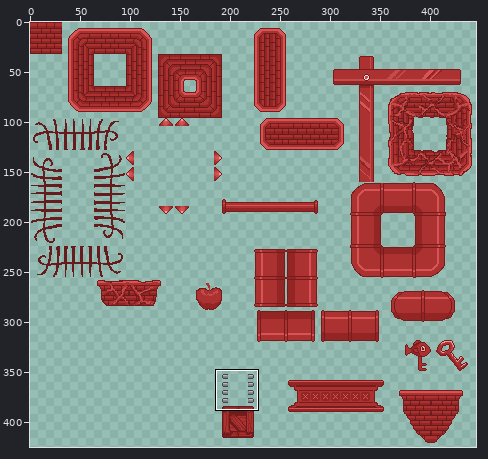
Two states of a sprite sheet, sprites/red_sprite_sheet.png. The picture above shows the old version from afar; the outline marks the close-up.
Close-up. Earlier state:
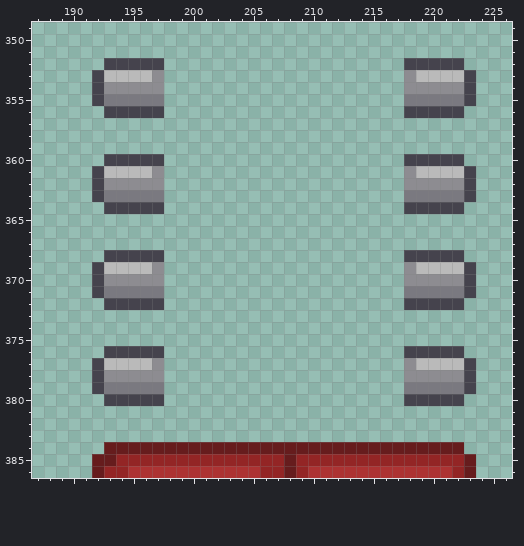
The file is 450x450 pixels. Shown: x 187..226, y 349..386. The wide view leaves out empty margins.
New version:
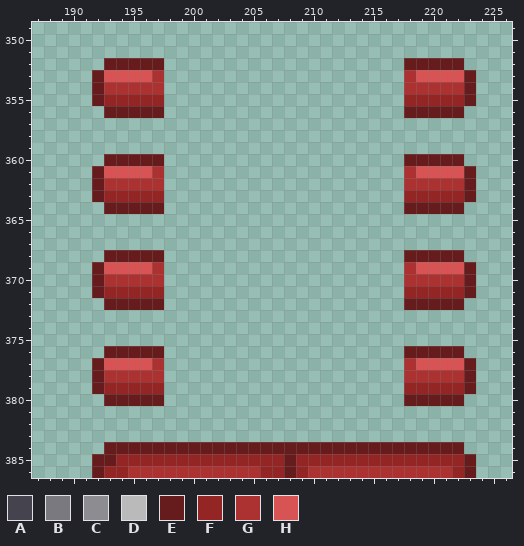
Palette (. is transparent): A #45434d  B #7a7980  C #8d8c91  D #bababa  E #661c1d  F #932525  G #ac3232  H #d85353
The author wrote: ladders fixed red and water animation
Edits made:
@@ x 187..226 @@
 351 ........................................
-352 ......AAAAA....................AAAAA....
-353 .....ADDDDC....................CDDDDA...
-354 .....ACCCCC....................CCCCCA...
-355 .....ABBBBB....................BBBBBA...
-356 ......AAAAA....................AAAAA....
+352 ......EEEEE....................EEEEE....
+353 .....EHHHHG....................GHHHHE...
+354 .....EGGGGG....................GGGGGE...
+355 .....EFFFFF....................FFFFFE...
+356 ......EEEEE....................EEEEE....
 357 ........................................
@@ x 187..226 @@
 359 ........................................
-360 ......AAAAA....................AAAAA....
-361 .....ADDDDC....................CDDDDA...
-362 .....ACCCCC....................CCCCCA...
-363 .....ABBBBB....................BBBBBA...
-364 ......AAAAA....................AAAAA....
+360 ......EEEEE....................EEEEE....
+361 .....EHHHHG....................GHHHHE...
+362 .....EGGGGG....................GGGGGE...
+363 .....EFFFFF....................FFFFFE...
+364 ......EEEEE....................EEEEE....
 365 ........................................
@@ x 187..226 @@
 367 ........................................
-368 ......AAAAA....................AAAAA....
-369 .....ADDDDC....................CDDDDA...
-370 .....ACCCCC....................CCCCCA...
-371 .....ABBBBB....................BBBBBA...
-372 ......AAAAA....................AAAAA....
+368 ......EEEEE....................EEEEE....
+369 .....EHHHHG....................GHHHHE...
+370 .....EGGGGG....................GGGGGE...
+371 .....EFFFFF....................FFFFFE...
+372 ......EEEEE....................EEEEE....
 373 ........................................
@@ x 187..226 @@
 375 ........................................
-376 ......AAAAA....................AAAAA....
-377 .....ADDDDC....................CDDDDA...
-378 .....ACCCCC....................CCCCCA...
-379 .....ABBBBB....................BBBBBA...
-380 ......AAAAA....................AAAAA....
+376 ......EEEEE....................EEEEE....
+377 .....EHHHHG....................GHHHHE...
+378 .....EGGGGG....................GGGGGE...
+379 .....EFFFFF....................FFFFFE...
+380 ......EEEEE....................EEEEE....
 381 ........................................
